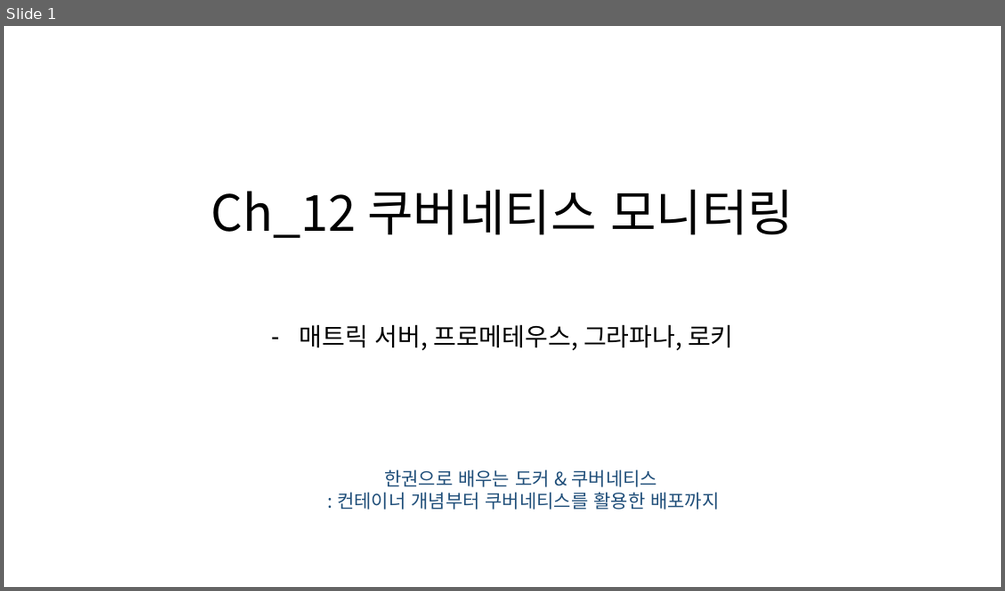
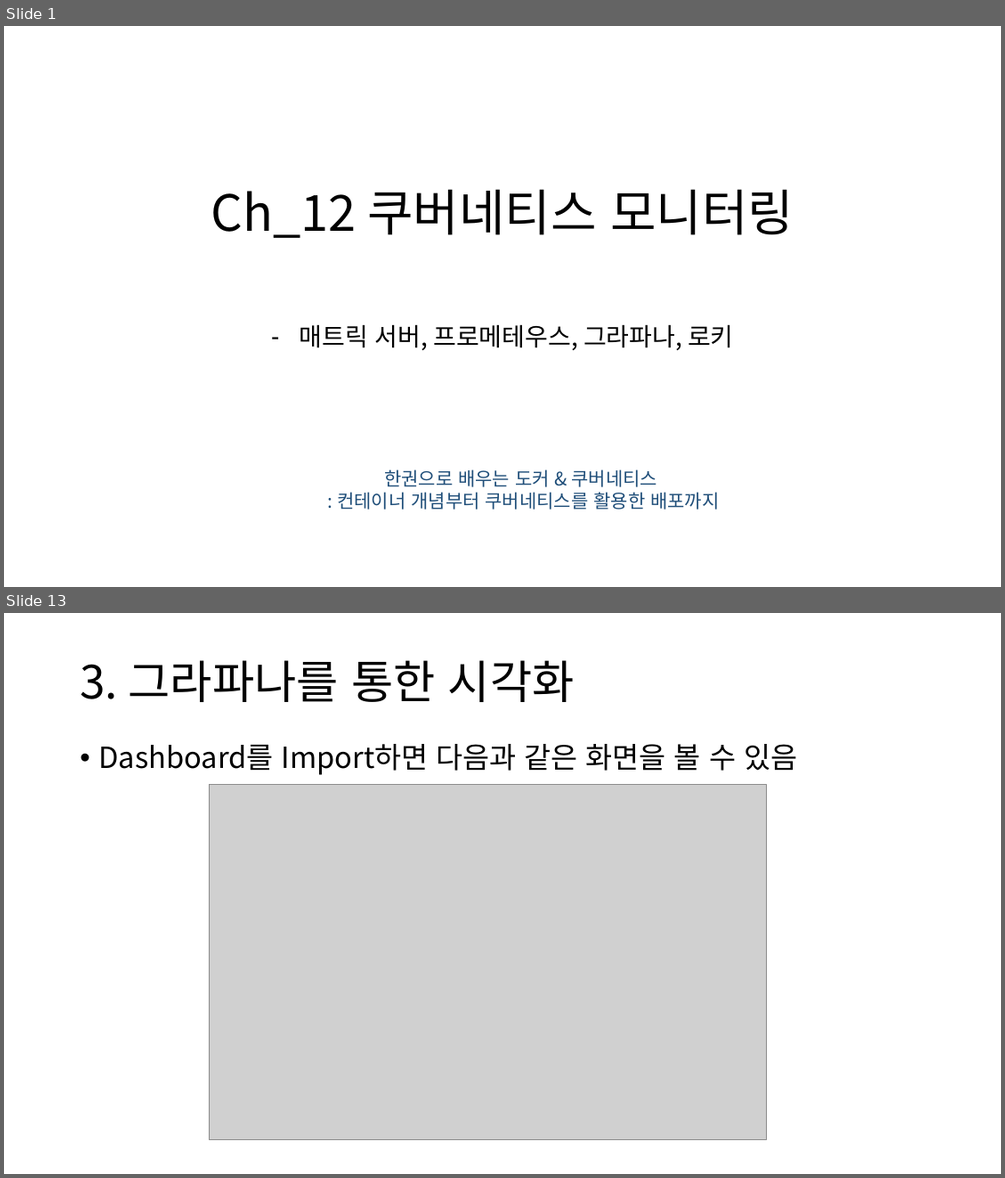
Before and after one commit to restful3/ds4th_study, a slide deck: source/도커심화_한권으로_배우는_도커_&_쿠버네티스/ch12_쿠버네티스모니터링.pptx. Shown one above the other, each under a label of ours: slide 1 before the commit, slides 1 and 13 after it; the slides between them are not shown. The pictures are 1005x591 and 1005x1178 pixels, drawn with LibreOffice and Linux fonts; fonts in the diff are those of the drawing; grey boxes stand for pictures. Boxes give left, top, right and bottom in pixels: in the first picture for what was removed or moved away, otherwise in the second. Text is boxed around its words. In the diff, an @@ line names an element or a change of style, - is before the commit and + after.

```diff
--- a/source/도커심화_한권으로_배우는_도커_&_쿠버네티스/ch12_쿠버네티스모니터링.pptx
+++ b/source/도커심화_한권으로_배우는_도커_&_쿠버네티스/ch12_쿠버네티스모니터링.pptx
@@ slide 13 added at [4,613,1001,1174], background #FFFFFF @@
@@ title added at [80,660,574,702], 44 pt, text #000000 @@
+3. 그라파나를 통한 시각화
@@ text added at [98,744,797,775], 28 pt, text #000000 @@
+• Dashboard를 Import하면 다음과 같은 화면을 볼 수 있음
@@ picture added at [210,784,767,1140] @@
```
Also in this commit, not shown: 2 slides changed, 13 other slides added, 1 other file.
